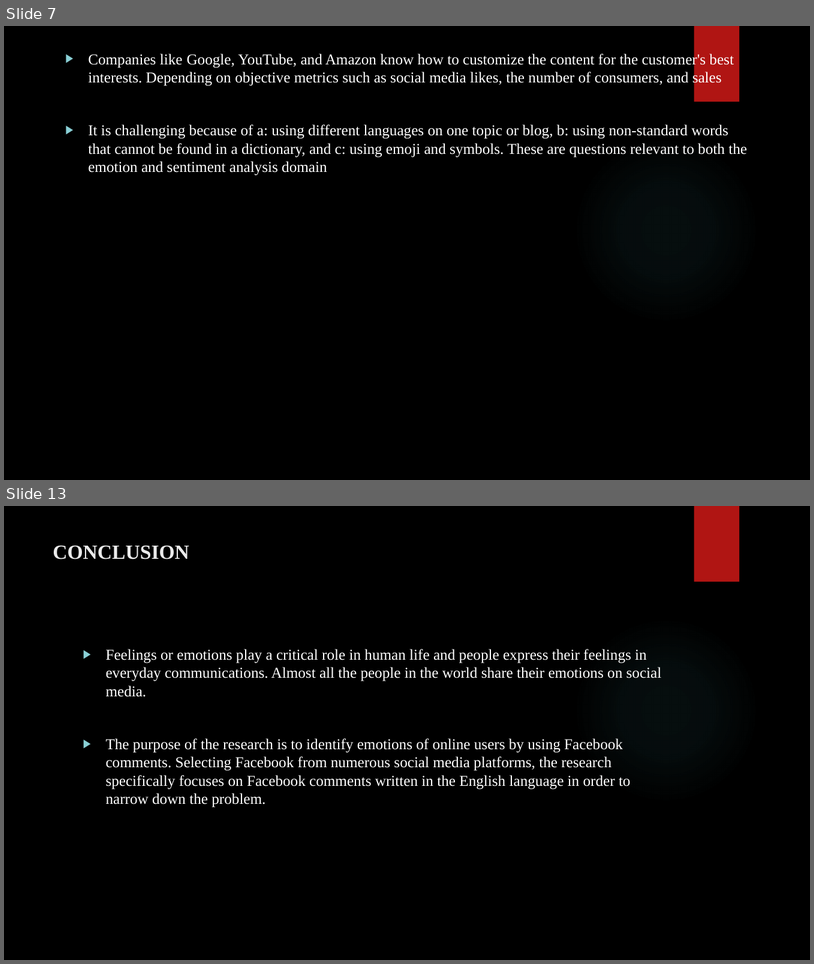
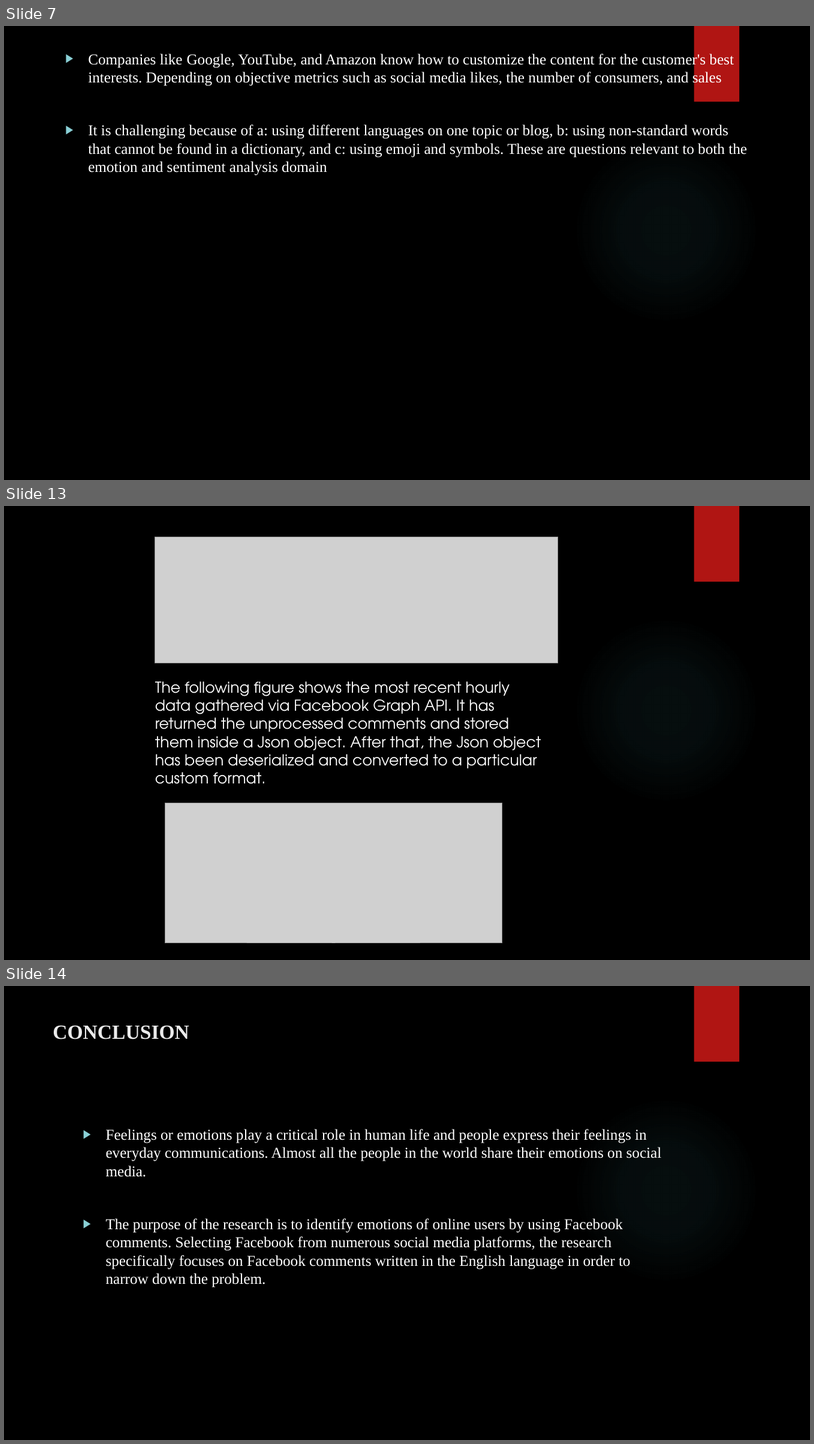
Before and after one commit to GopiAchyutha-16327151/Journal-club-presentation, a slide deck: NLP Presentation.pptx. Shown one above the other, each under a label of ours: slides 7 and 13 before the commit, slides 7, 13 and 14 after it; the slides between them are not shown. The pictures are 814x964 and 814x1444 pixels, drawn with LibreOffice and Linux fonts; fonts in the diff are those of the drawing; grey boxes stand for pictures; background and template pictures are left out. Boxes give left, top, right and bottom in pixels: in the first picture for what was removed or moved away, otherwise in the second. Text is boxed around its words. In the diff, an @@ line names an element or a change of style, - is before the commit and + after.

```diff
--- a/NLP Presentation.pptx
+++ b/NLP Presentation.pptx
@@ slide 13 added at box(4, 506, 810, 960), background picture (left out); not listed: 2 template elements that a slide beside it also shows @@
@@ picture added at box(155, 537, 559, 663) @@
@@ text added at box(155, 681, 541, 784), 18 pt, text #FFFFFF @@
+The following figure shows the most recent hourly data gathered via Facebook Graph API. It has returned the unprocessed comments and stored them inside a Json object. After that, the Json object has been deserialized and converted to a particular custom format.
@@ picture added at box(165, 803, 503, 943) @@
@@ what was slide 13 is now slide 14 @@
```
Also in this commit, not shown: 6 slides changed, 2 other slides added, 1 slide removed.
